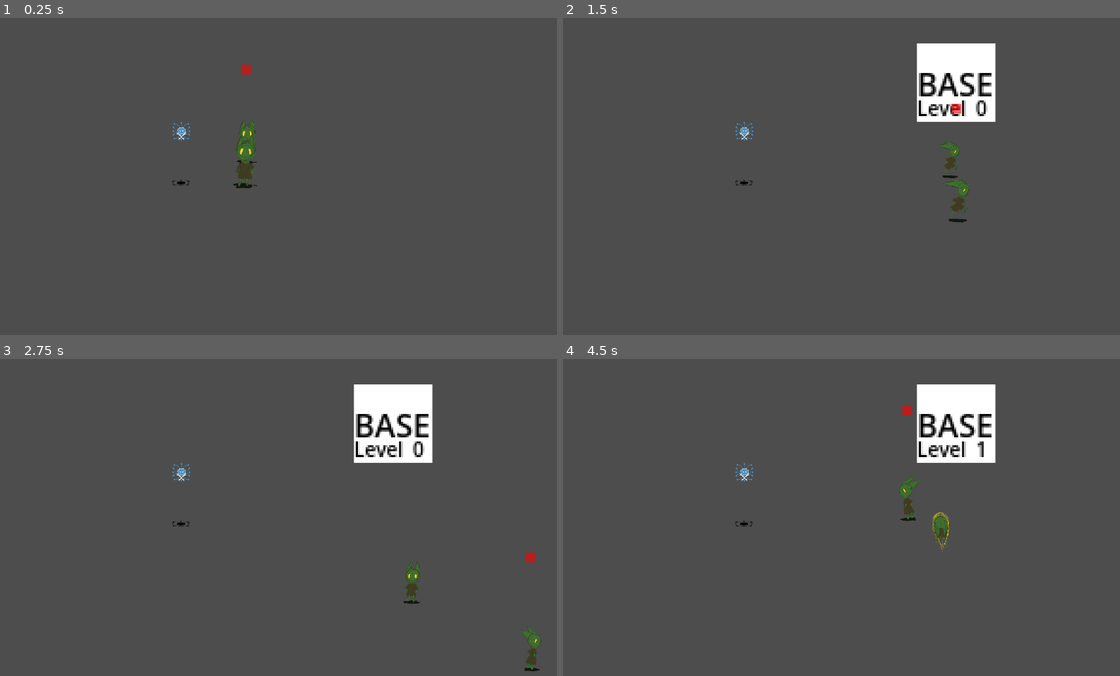
Above: before the commit, frames 1-4 (two rows, left to right).
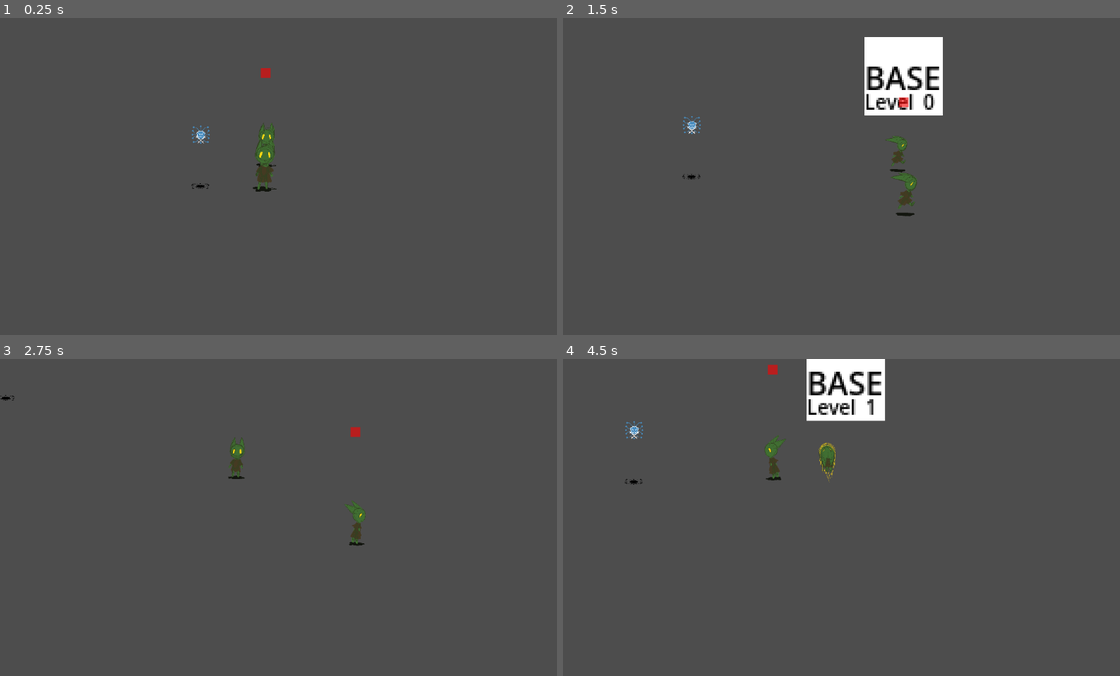
Above: after the commit, the same moments.

Repository: loteque/GoblinGame
Game: Godot game, scene res://main.tscn
Same seed, same stepped clock (60 frames per second), same inputs: the game is played once before the commit and once after it. The project has no main scene, so this scene is started directly.
Inputs (mouse positions are in pixels of both pictures, inside the frame that each line leads up to):
- Up to frame 1 (0.25 s): no input
- Up to frame 2 (1.5 s): tap Enter at 0.5 s; move the mouse to (969, 160) at 0.52 s; hold D (right) 0.53-1.28 s; tap Shift (call) at 0.6 s; move the mouse to (730, 192) at 1.27 s; hold S (down) from 1.28 s (still down); tap G (place) at 1.35 s
- Up to frame 3 (2.75 s): move the mouse to (339, 447) at 2.02 s; release S (down) at 2.03 s; hold D (right) from 2.03 s (still down); tap Space (select) at 2.1 s
- Up to frame 4 (4.5 s): move the mouse to (819, 580) at 2.77 s; release D (right) at 2.78 s; hold W (up) 2.78-3.53 s; tap Shift (call) at 2.85 s; move the mouse to (1014, 565) at 3.52 s; hold A (left) from 3.53 s (still down); tap G (place) at 3.6 s; move the mouse to (674, 469) at 4.27 s; tap Space (select) at 4.35 s

The runs differ from the first frame. In frame 1, 1.4% of the frame differs, in the area x 30-50%, y 14-55%; in frame 2, 6.2%; in frame 3, 4.5%; in frame 4, 7.2%, in the area x 11-78%, y 0-61%.

Commit message:
platyer can explore the map, closes #31

Diff:
--- a/main.tscn
+++ b/main.tscn
@@ -5,9 +5,9 @@
 [ext_resource type="Texture2D" uid="uid://binsxgaxudhe3" path="res://icon-bot.png" id="3_olnyg"]
 
 [sub_resource type="NavigationPolygon" id="NavigationPolygon_ocatk"]
-vertices = PackedVector2Array(543, 279, -545, 288, -552, -291, 545, -291)
+vertices = PackedVector2Array(3957, 1651, -567, 1644, -567, -824, 3957, -824)
 polygons = Array[PackedInt32Array]([PackedInt32Array(0, 1, 2, 3)])
-outlines = Array[PackedVector2Array]([PackedVector2Array(-562, -301, 555, -301, 553, 289, -555, 299)])
+outlines = Array[PackedVector2Array]([PackedVector2Array(-577, -834, 3967, -834, 3967, 1662, -577, 1654)])
 source_geometry_group_name = &"navigation_polygon_source_group"
 
 [node name="Main" type="Node2D"]
@@ -25,6 +25,14 @@
 [node name="PlayerCharacter" parent="." groups=["Player"] instance=ExtResource("1_rjx7k")]
 position = Vector2(502, 345)
 
+[node name="Camera2D" type="Camera2D" parent="PlayerCharacter"]
+position_smoothing_enabled = true
+position_smoothing_speed = 10.0
+drag_horizontal_enabled = true
+drag_vertical_enabled = true
+drag_horizontal_offset = 0.32
+drag_vertical_offset = -0.46
+
 [node name="Sprite2D" type="Sprite2D" parent="."]
 z_index = 1
 y_sort_enabled = true
